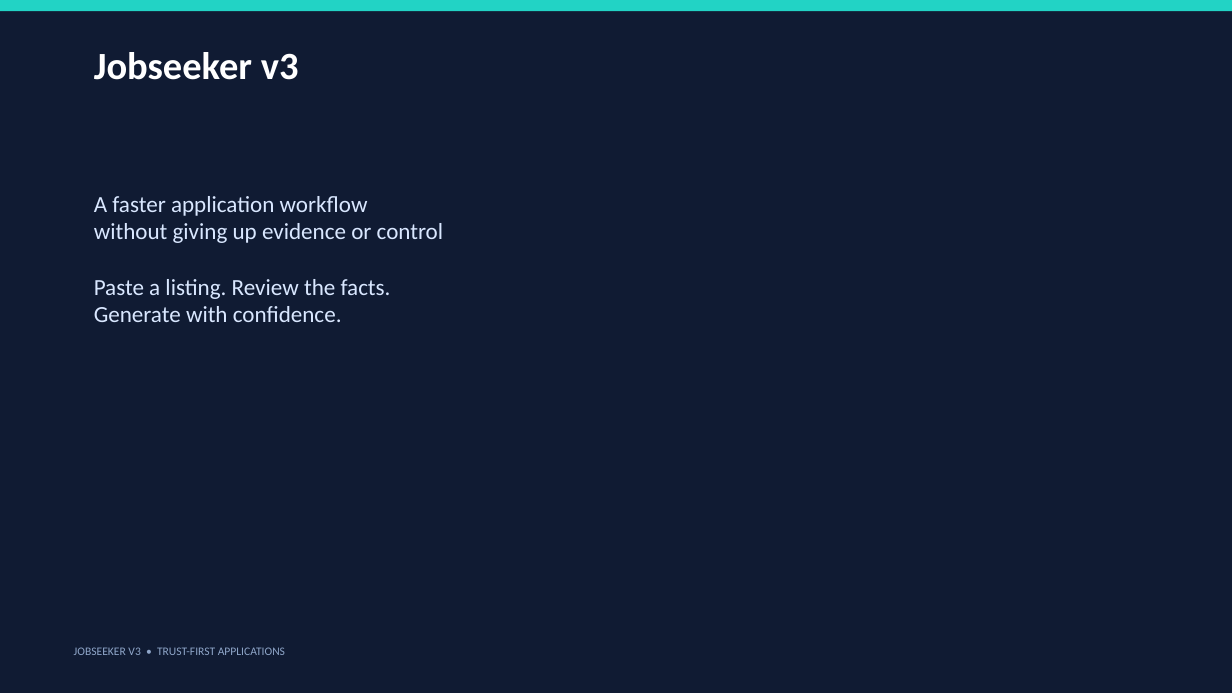
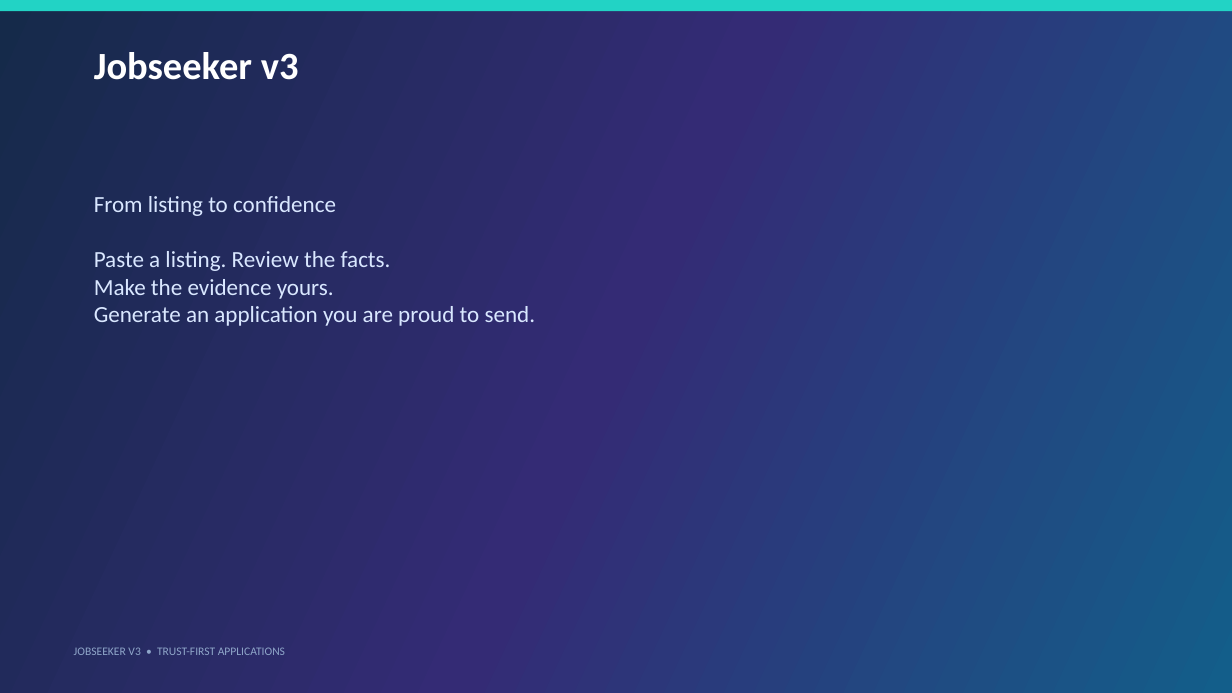
Before and after one commit to japperJ/jobseekerv3, a slide deck: slide 10 of slides/jobseeker-v3-intro.pptx (slide 9 before the commit). Drawn at 1232x693 pixels with LibreOffice and Linux fonts; fonts in the diff are those of the drawing. Boxes give left, top, right and bottom in pixels: in the first picture for what was removed or moved away, otherwise in the second. Text is boxed around its words. In the diff, an @@ line names an element or a change of style, - is before the commit and + after.

```diff
--- a/slides/jobseeker-v3-intro.pptx
+++ b/slides/jobseeker-v3-intro.pptx
@@ background #101B33 to gradient #152A4A to #342B75 to #135E8A @@
@@ text at box(94, 196, 336, 216): text changed @@
-A faster application workflow
-without giving up evidence or control
+From listing to confidence
@@ text at box(94, 279, 536, 326): text changed @@
-Generate with confidence.
+Make the evidence yours.
+Generate an application you are proud to send.
```
Also in this commit, not shown: 8 other slides changed, 1 slide added.
